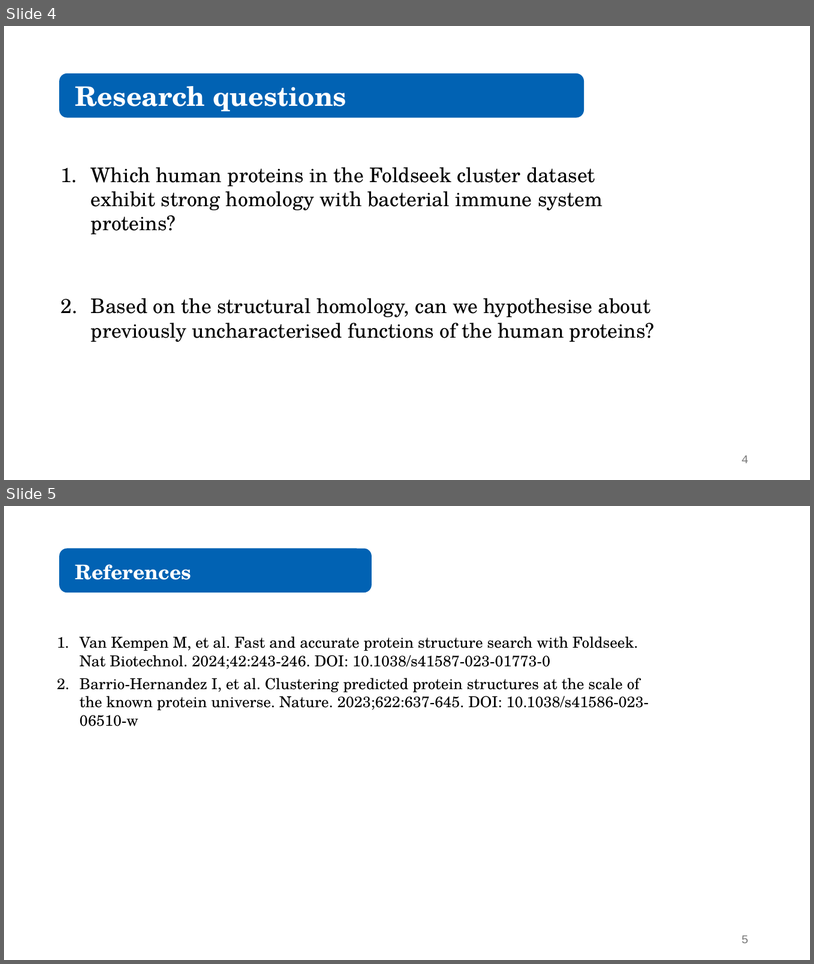
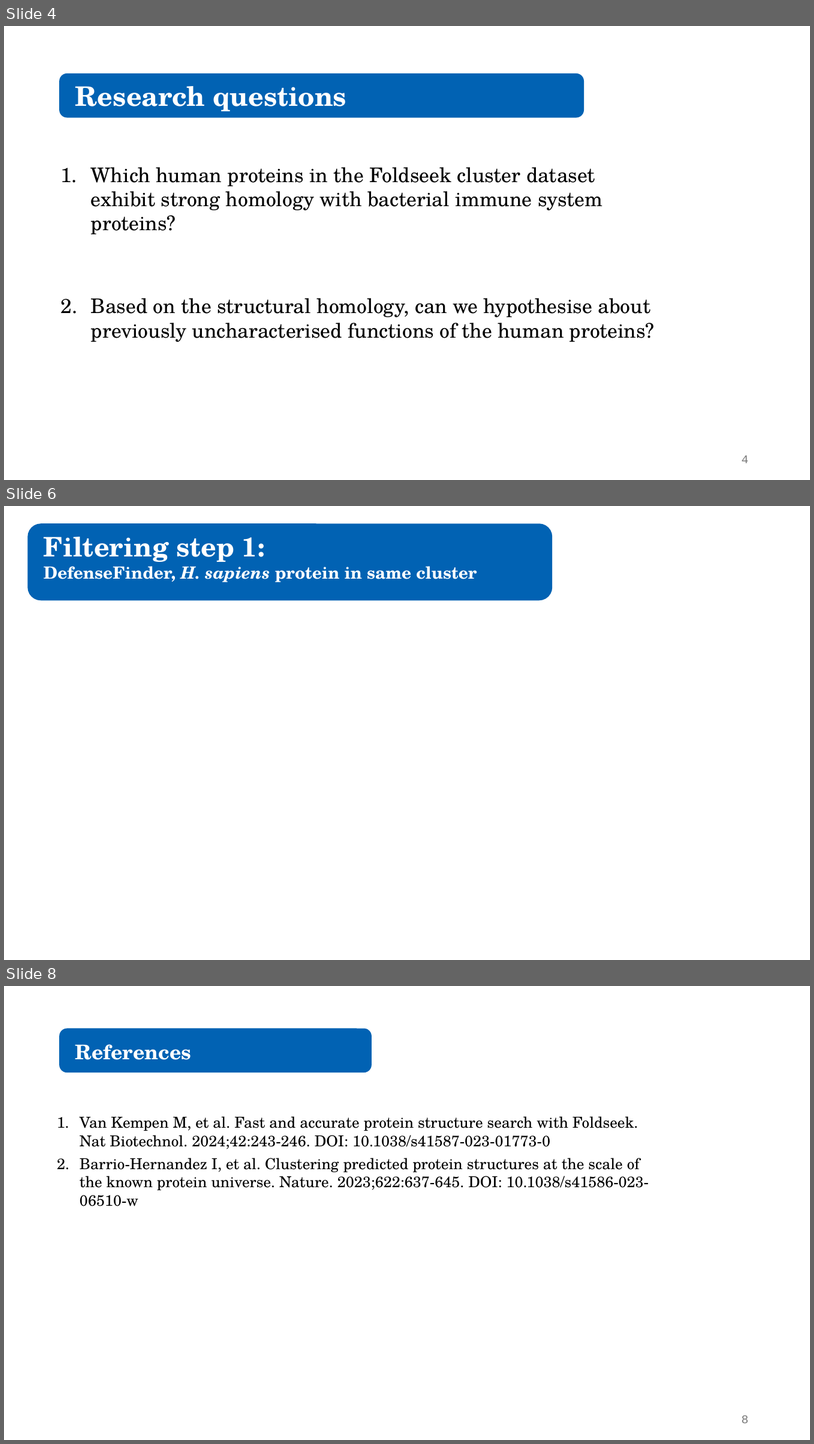
Before and after one commit to juliandeanmoran/BISSH, a slide deck: vis/reports/2026-02-18_projectUpdate_1.pptx. Shown one above the other, each under a label of ours: slides 4 and 5 before the commit, slides 4, 6 and 8 after it; the slides between them are not shown. The pictures are 814x964 and 814x1444 pixels, drawn with LibreOffice and Linux fonts; fonts in the diff are those of the drawing. Boxes give left, top, right and bottom in pixels: in the first picture for what was removed or moved away, otherwise in the second. Text is boxed around its words. In the diff, an @@ line names an element or a change of style, - is before the commit and + after.

Commit message:
Filtered for unique protein matches before running additional filtering criteria and regenerated plots. Wrote out intermediate datasets.

```diff
--- a/vis/reports/2026-02-18_projectUpdate_1.pptx
+++ b/vis/reports/2026-02-18_projectUpdate_1.pptx
@@ slide 6 added at box(4, 506, 810, 960), background #FFFFFF @@
@@ rounded rectangle added at box(28, 524, 552, 600), fill #0162B3, outline #0162B3 1.5 pt @@
@@ text added at box(44, 537, 477, 582), 20 pt, text #FFFFFF, bold @@
+Filtering step 1:
+DefenseFinder, H. sapiens protein in same cluster
@@ what was slide 5 is now slide 8 @@
@@ page number at box(742, 1415, 749, 1423): text changed @@
-5
+8
```
Also in this commit, not shown: 2 other slides added, 11 other files.
